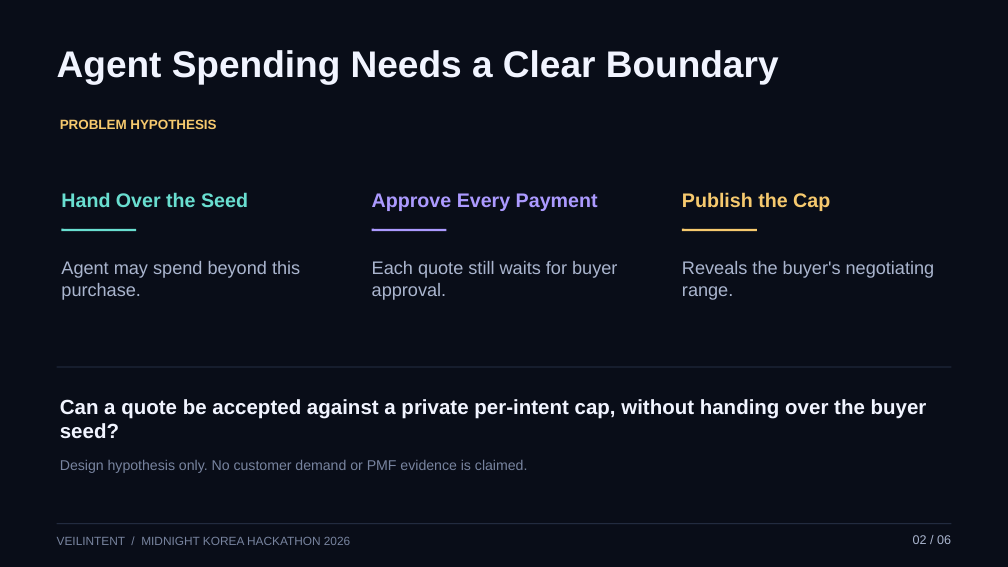
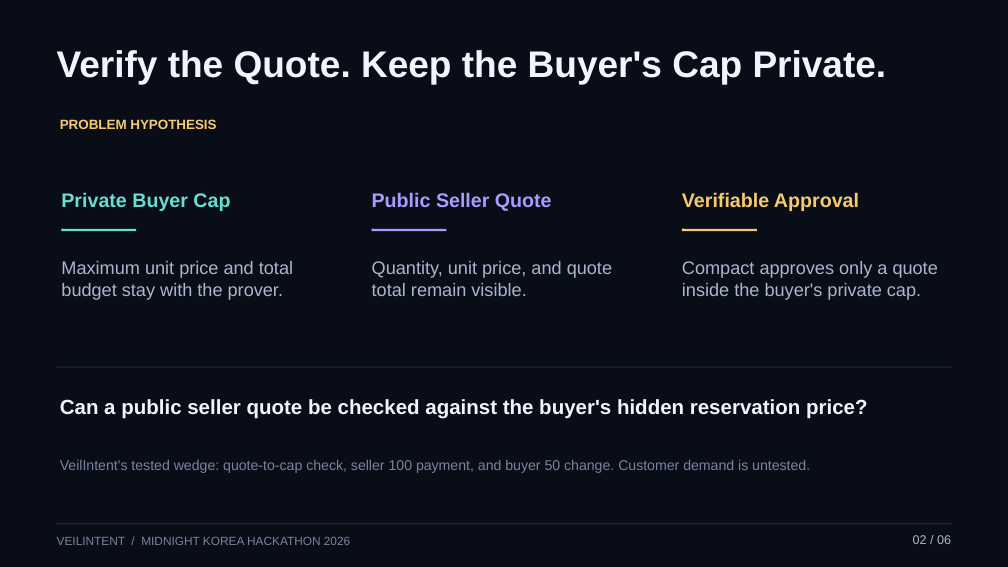
Before and after one commit to diveyreadytodive-star/midnight-fair-launch, a slide deck: slide 2 of artifacts/output/VeilIntent-Midnight-Korea-Hackathon-2026.pptx. Drawn at 1008x567 pixels with LibreOffice and Linux fonts; fonts in the diff are those of the drawing. Boxes give left, top, right and bottom in pixels: in the first picture for what was removed or moved away, otherwise in the second. Text is boxed around its words. In the diff, an @@ line names an element or a change of style, - is before the commit and + after.

```diff
--- a/artifacts/output/VeilIntent-Midnight-Korea-Hackathon-2026.pptx
+++ b/artifacts/output/VeilIntent-Midnight-Korea-Hackathon-2026.pptx
@@ text at box(57, 50, 887, 84): text changed @@
-Agent Spending Needs a Clear Boundary
+Verify the Quote. Keep the Buyer's Cap Private.
@@ text at box(61, 192, 230, 211): text changed @@
-Hand Over the Seed
+Private Buyer Cap
@@ text at box(372, 192, 552, 211): text changed @@
-Approve Every Payment
+Public Seller Quote
@@ text at box(682, 192, 859, 211): text changed @@
-Publish the Cap
+Verifiable Approval
@@ text at box(61, 261, 293, 300): text changed @@
-Agent may spend beyond this purchase.
+Maximum unit price and total budget stay with the prover.
@@ text at box(372, 261, 612, 296): text changed @@
-Each quote still waits for buyer approval.
+Quantity, unit price, and quote total remain visible.
@@ text at box(682, 261, 938, 300): text changed @@
-Reveals the buyer's negotiating range.
+Compact approves only a quote inside the buyer's private cap.
@@ text at box(60, 399, 867, 419): text changed @@
-Can a quote be accepted against a private per-intent cap, without handing over the buyer seed?
+Can a public seller quote be checked against the buyer's hidden reservation price?
@@ text at box(60, 460, 810, 473): text changed @@
-Design hypothesis only. No customer demand or PMF evidence is claimed.
+VeilIntent's tested wedge: quote-to-cap check, seller 100 payment, and buyer 50 change. Customer demand is untested.
```
Also in this commit, not shown: 1 other slide changed, 7 other files.
